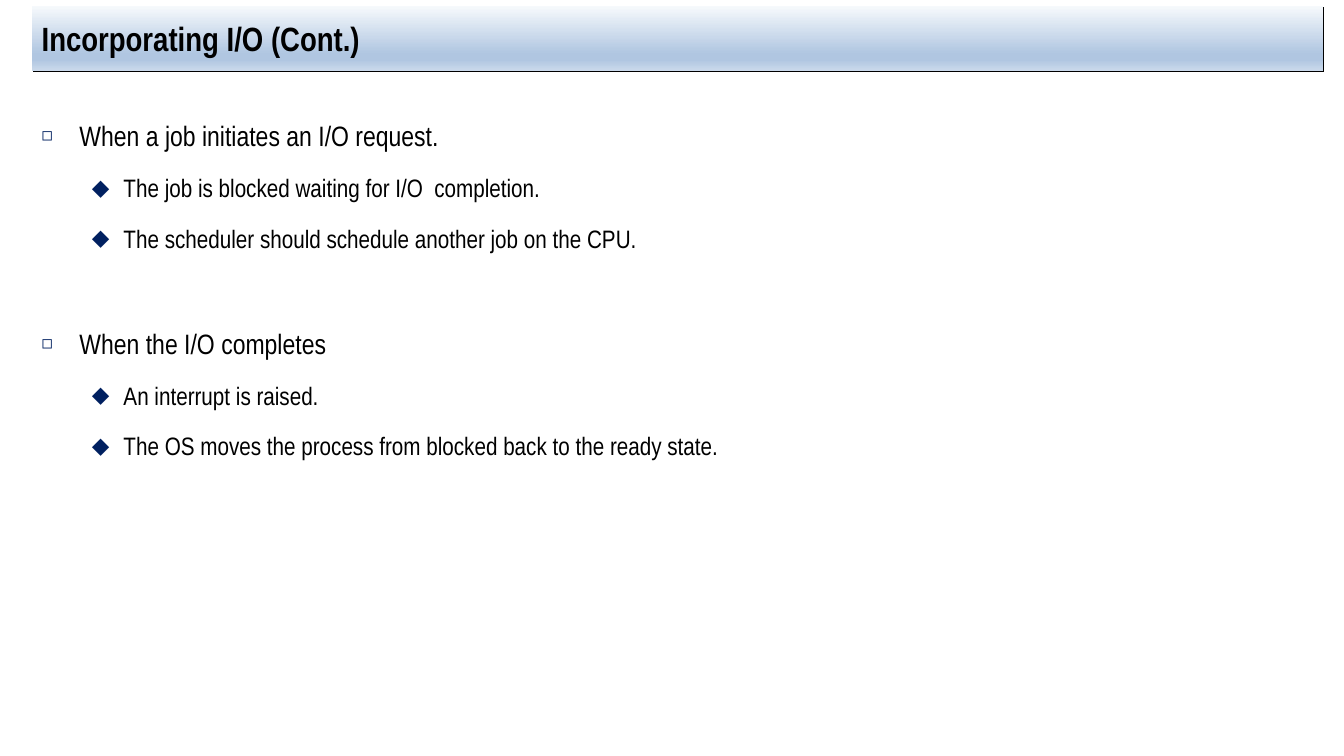
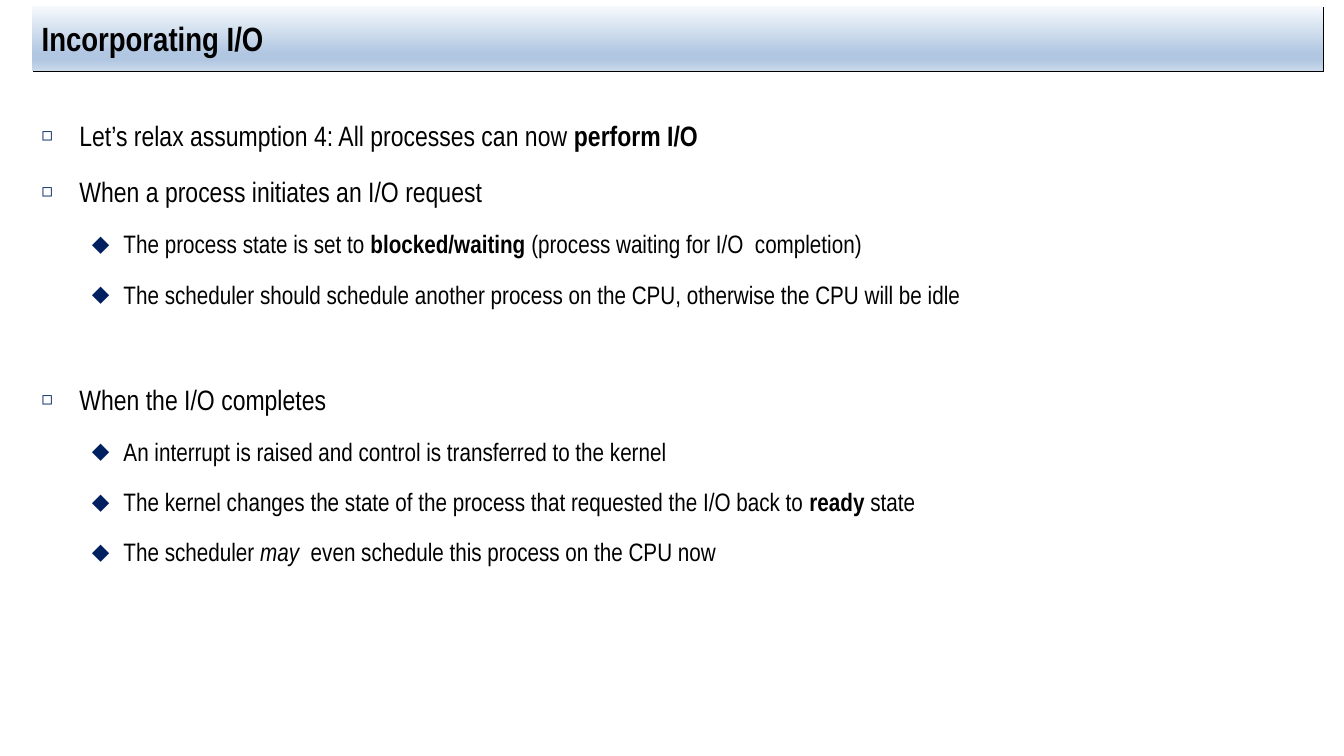
Before and after one commit to jachermocilla/extra-course-materials, a slide deck: slide 19 of cmsc125/ostep/slides/01.Virtualization/07.Scheduling_Introduction.pptx. Drawn at 1344x756 pixels with LibreOffice and Linux fonts; fonts in the diff are those of the drawing. Boxes give left, top, right and bottom in pixels: in the first picture for what was removed or moved away, otherwise in the second. Text is boxed around its words. In the diff, an @@ line names an element or a change of style, - is before the commit and + after.

```diff
--- a/cmsc125/ostep/slides/01.Virtualization/07.Scheduling_Introduction.pptx
+++ b/cmsc125/ostep/slides/01.Virtualization/07.Scheduling_Introduction.pptx
@@ title at (x1=42, y1=24, x2=264, y2=58): text changed @@
-Incorporating I/O (Cont.)
+Incorporating I/O
@@ text at (x1=79, y1=125, x2=960, y2=310): text changed @@
-◻ When a job initiates an I/O request.
-  ⬥ The job is blocked waiting for I/O completion.
-  ⬥ The scheduler should schedule another job on the CPU.
+◻ Let’s relax assumption 4: All processes can now perform I/O
+◻ When a process initiates an I/O request
+  ⬥ The process state is set to blocked/waiting (process waiting for I/O completion)
+  ⬥ The scheduler should schedule another process on the CPU, otherwise the CPU will be idle
@@ text at (x1=123, y1=442, x2=915, y2=567): text changed @@
-  ⬥ An interrupt is raised.
-  ⬥ The OS moves the process from blocked back to the ready state.
+  ⬥ An interrupt is raised and control is transferred to the kernel
+  ⬥ The kernel changes the state of the process that requested the I/O back to ready state
+  ⬥ The scheduler may even schedule this process on the CPU now
```
Also in this commit, not shown: 12 other slides changed, 3 slides added, 1 other file.
